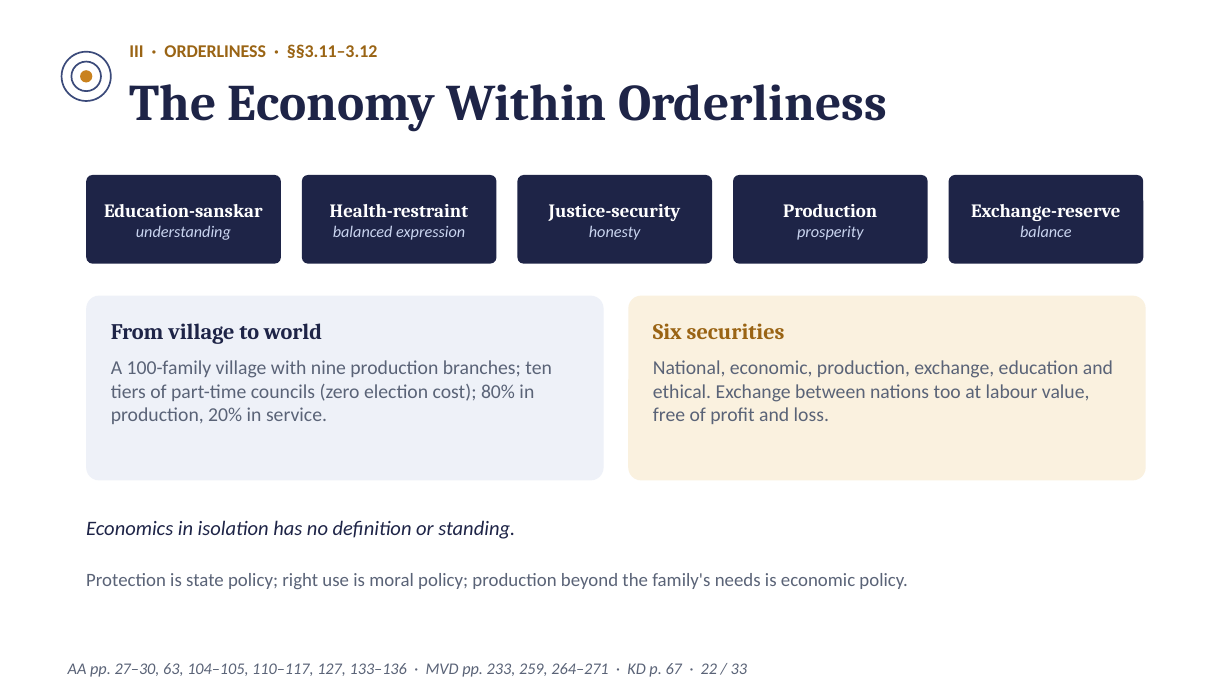
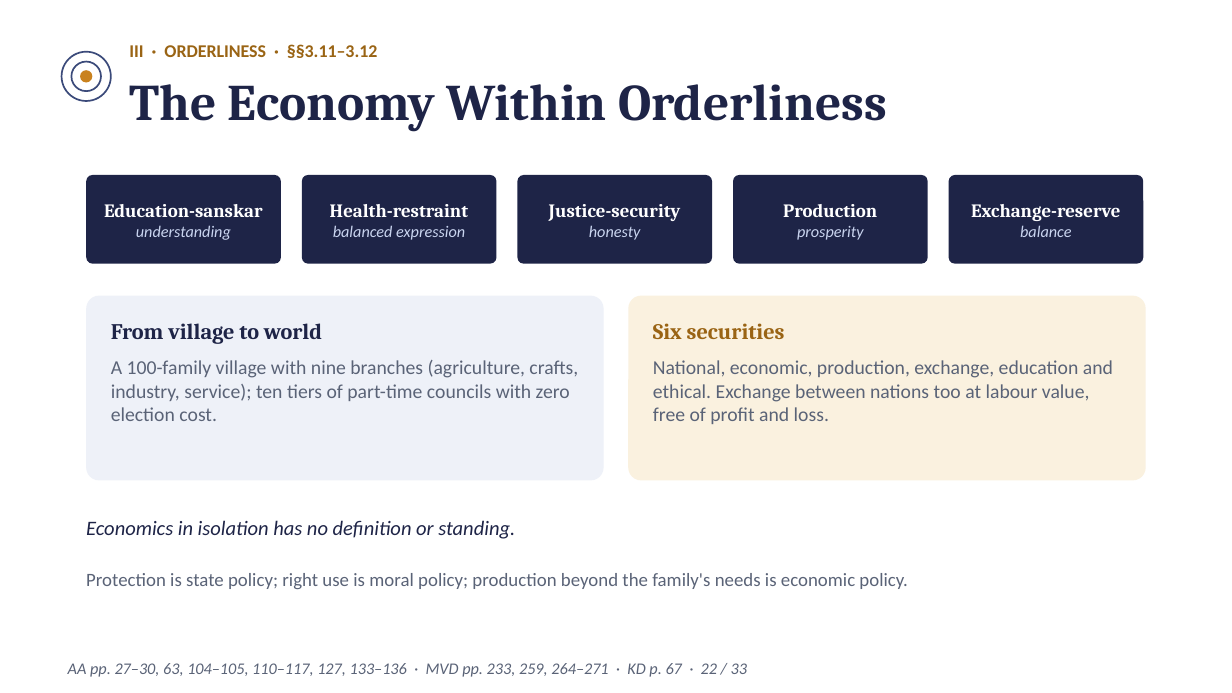
Before and after one commit to raghavamohan/AnalyticMadhyasthDarshan, a slide deck: slide 22 of Studies/Prosperity-Economics-And-Right-Use/Prosperity-Economics-And-Right-Use-Madhyasth-Darshan.pptx. Drawn at 1232x693 pixels with LibreOffice and Linux fonts; fonts in the diff are those of the drawing. Boxes give left, top, right and bottom in pixels: in the first picture for what was removed or moved away, otherwise in the second. Text is boxed around its words. In the diff, an @@ line names an element or a change of style, - is before the commit and + after.

Commit message:
Update Slides 19 and 22 in Prosperity-Economics-And-Right-Use presentation on service remuneration

```diff
--- a/Studies/Prosperity-Economics-And-Right-Use/Prosperity-Economics-And-Right-Use-Madhyasth-Darshan.pptx
+++ b/Studies/Prosperity-Economics-And-Right-Use/Prosperity-Economics-And-Right-Use-Madhyasth-Darshan.pptx
@@ text at box(111, 360, 578, 421): text changed @@
-A 100-family village with nine production branches; ten tiers of part-time councils (zero election cost); 80% in production, 20% in service.
+A 100-family village with nine branches (agriculture, crafts, industry, service); ten tiers of part-time councils with zero election cost.
```
Also in this commit, not shown: 1 other slide changed, 1 other file.
